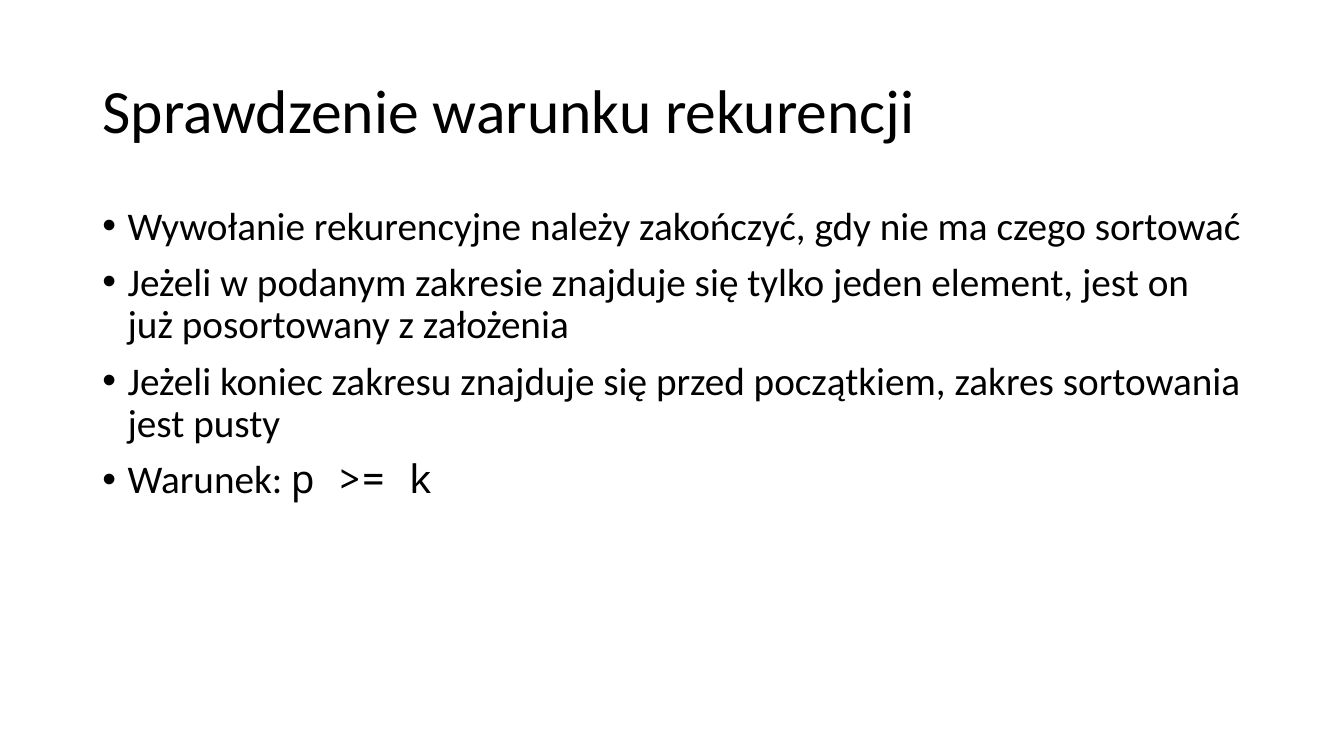
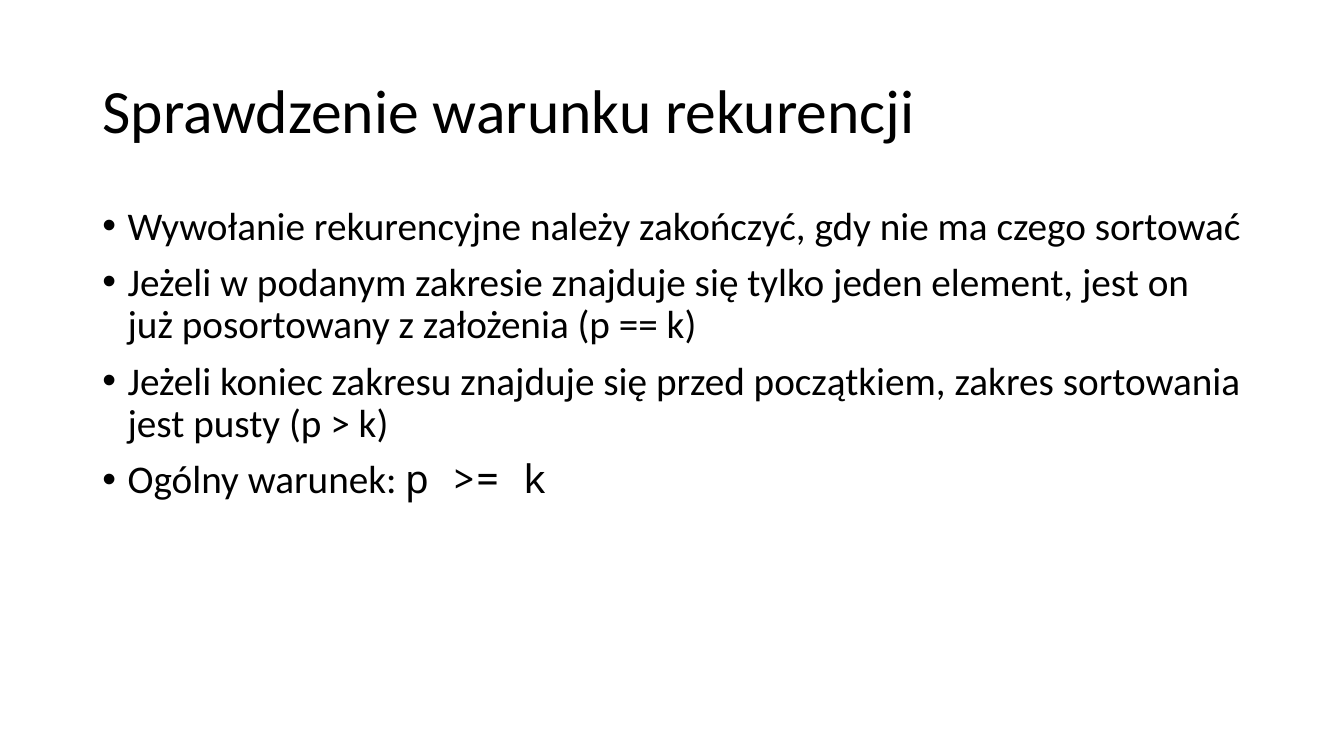
Before and after one commit to blackbat13/CS-HTiEW, a slide deck: slide 4 of Wprowadzenie do rekurencji 2/III. Wprowadzenie do rekurencji 3/Sortowanie Szybkie - implementacja.pptx. Drawn at 1344x756 pixels with LibreOffice and Linux fonts; fonts in the diff are those of the drawing. Boxes give left, top, right and bottom in pixels: in the first picture for what was removed or moved away, otherwise in the second. Text is boxed around its words. In the diff, an @@ line names an element or a change of style, - is before the commit and + after.

```diff
--- a/Wprowadzenie do rekurencji 2/III. Wprowadzenie do rekurencji 3/Sortowanie Szybkie - implementacja.pptx
+++ b/Wprowadzenie do rekurencji 2/III. Wprowadzenie do rekurencji 3/Sortowanie Szybkie - implementacja.pptx
@@ text at (x1=128, y1=268, x2=1240, y2=503): text changed @@
-• Jeżeli w podanym zakresie znajduje się tylko jeden element, jest on już posortowany z założenia
-• Jeżeli koniec zakresu znajduje się przed początkiem, zakres sortowania jest pusty
-• Warunek: p >= k
+• Jeżeli w podanym zakresie znajduje się tylko jeden element, jest on już posortowany z założenia (p == k)
+• Jeżeli koniec zakresu znajduje się przed początkiem, zakres sortowania jest pusty (p > k)
+• Ogólny warunek: p >= k
```
Also in this commit, not shown: 1 other slide changed, 1 other file.
